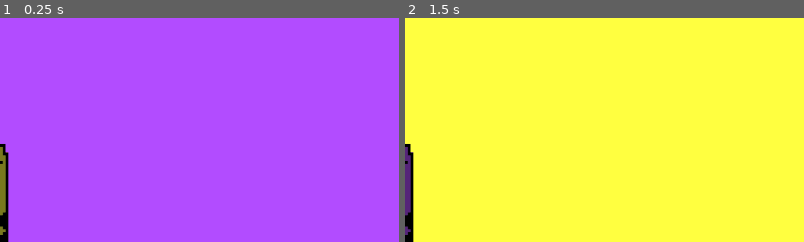
Above: before the commit, frames 1-2 (left to right).
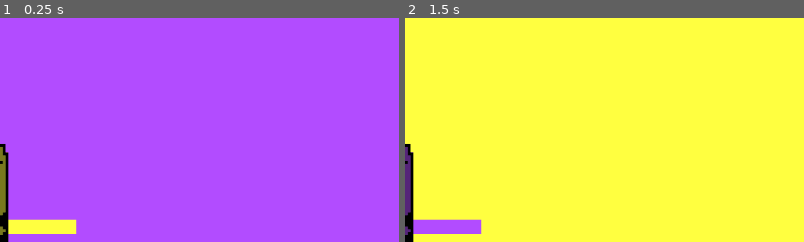
Above: after the commit, the same moments.

Repository: abarichello/game-off
Game: Godot game, scene res://scenes/Main.tscn
Same seed, same stepped clock (60 frames per second), same inputs: the game is played once before the commit and once after it.
Inputs (mouse positions are % of the whole screen's width and height, from its top left):
- Up to frame 1 (0.25 s): no input
- Up to frame 2 (1.5 s): tap Enter at 0.5 s; move the mouse to (72, 45) at 0.52 s; right-click (72, 45) at 0.6 s; click (72, 45) at 0.8 s; tap Space at 1.25 s; move the mouse to (30, 55) at 1.27 s; click (30, 55) at 1.35 s
The pictures show only the part of the screen within x 17-67%, y 33-83%; the shares and areas given below are measured in that part.

The runs differ from the first frame. In frame 1, 1.2% of the frame differs, in the area x 2-20%, y 89-97%; in frame 2, 1.2%.

Commit message:
Add Cannon and Projectile root nodes
Basic instancing

Diff:
--- a/project.godot
+++ b/project.godot
@@ -36,6 +36,11 @@
 "events": [ Object(InputEventMouseButton,"resource_local_to_scene":false,"resource_name":"","device":0,"alt":false,"shi …(212 unchanged characters)…
  ]
 }
+fire={
+"deadzone": 0.5,
+"events": [ Object(InputEventMouseButton,"resource_local_to_scene":false,"resource_name":"","device":0,"alt":false,"shift":false,"control":false,"meta":false,"command":false,"button_mask":0,"position":Vector2( 0, 0 ),"global_position":Vector2( 0, 0 ),"factor":1.0,"button_index":1,"pressed":false,"doubleclick":false,"script":null)
+ ]
+}
 
 [rendering]
 
--- /dev/null
+++ b/scenes/Cannon.tscn
@@ -0,0 +1,23 @@
+[gd_scene load_steps=2 format=2]
+
+[ext_resource path="res://scripts/Cannon.gd" type="Script" id=1]
+
+[node name="Cannon" type="Node2D"]
+script = ExtResource( 1 )
+
+[node name="Sprite" type="ColorRect" parent="."]
+anchor_left = 0.0
+anchor_top = 0.0
+anchor_right = 0.0
+anchor_bottom = 0.0
+margin_top = -17.0
+margin_right = 300.0
+margin_bottom = 18.0
+rect_pivot_offset = Vector2( 0, 17 )
+rect_clip_content = false
+mouse_filter = 0
+mouse_default_cursor_shape = 0
+size_flags_horizontal = 1
+size_flags_vertical = 1
+color = Color( 1, 1, 1, 1 )
+_sections_unfolded = [ "Anchor", "Rect" ]
--- a/scenes/Player.tscn
+++ b/scenes/Player.tscn
@@ -1,7 +1,14 @@
-[gd_scene load_steps=3 format=2]
+[gd_scene load_steps=5 format=2]
 
 [ext_resource path="res://scripts/Player.gd" type="Script" id=1]
-[ext_resource path="res://resources/img/cat0.png" type="Texture" id=2]
+[ext_resource path="res://scenes/Cannon.tscn" type="PackedScene" id=2]
+[ext_resource path="res://resources/img/cat0.png" type="Texture" id=3]
+
+[sub_resource type="CapsuleShape2D" id=1]
+
+custom_solver_bias = 0.0
+radius = 150.97
+height = 150.685
 
 [node name="Player" type="Node2D" groups=[
 "ColoredEntity",
@@ -9,6 +16,23 @@
 script = ExtResource( 1 )
 _sections_unfolded = [ "Transform", "Z Index" ]
 
+[node name="Cannon" parent="." instance=ExtResource( 2 )]
+position = Vector2( -1.16626, -18.6616 )
+
 [node name="Sprite" type="Sprite" parent="."]
-texture = ExtResource( 2 )
+texture = ExtResource( 3 )
 _sections_unfolded = [ "Material", "Transform", "Visibility", "Z Index", "texture" ]
+
+[node name="Body" type="KinematicBody2D" parent="."]
+editor/display_folded = true
+input_pickable = false
+collision_layer = 1
+collision_mask = 1
+collision/safe_margin = 0.08
+motion/sync_to_physics = false
+
+[node name="Collision" type="CollisionShape2D" parent="Body"]
+position = Vector2( -10.9462, -24.9931 )
+shape = SubResource( 1 )
+
+[node name="Projectiles" type="Node" parent="."]
--- /dev/null
+++ b/scenes/Projectile.tscn
@@ -0,0 +1,49 @@
+[gd_scene load_steps=3 format=2]
+
+[ext_resource path="res://scripts/Projectile.gd" type="Script" id=1]
+
+[sub_resource type="RectangleShape2D" id=1]
+
+custom_solver_bias = 0.0
+extents = Vector2( 21.5536, 19.4435 )
+
+[node name="Projectile" type="Node2D"]
+script = ExtResource( 1 )
+
+[node name="Sprite" type="ColorRect" parent="."]
+anchor_left = 0.0
+anchor_top = 0.0
+anchor_right = 0.0
+anchor_bottom = 0.0
+margin_right = 45.0
+margin_bottom = 39.0
+rect_pivot_offset = Vector2( 0, 0 )
+rect_clip_content = false
+mouse_filter = 0
+mouse_default_cursor_shape = 0
+size_flags_horizontal = 1
+size_flags_vertical = 1
+color = Color( 1, 1, 1, 1 )
+
+[node name="Body" type="RigidBody2D" parent="."]
+input_pickable = false
+collision_layer = 1
+collision_mask = 1
+mode = 0
+mass = 1.0
+physics_material_override = null
+gravity_scale = 1.0
+custom_integrator = false
+continuous_cd = 0
+contacts_reported = 0
+contact_monitor = false
+sleeping = false
+can_sleep = true
+linear_velocity = Vector2( 0, 0 )
+linear_damp = -1.0
+angular_velocity = 0.0
+angular_damp = -1.0
+
+[node name="Collision" type="CollisionShape2D" parent="Body"]
+position = Vector2( 22.3672, 20.0499 )
+shape = SubResource( 1 )
--- /dev/null
+++ b/scripts/Cannon.gd
@@ -0,0 +1,7 @@
+extends "res://scripts/ColoredEntity.gd"
+
+func _ready():
+	pass
+
+func _process(delta):
+	pass
--- a/scripts/ColoredEntity.gd
+++ b/scripts/ColoredEntity.gd
@@ -1,3 +1,5 @@
+# Class with common color switch operations.
+# Add to the group ColoredEntity if its color is not fixed and gets swapped with player input.
 extends Node2D
 
 var current_color: Color
--- a/scripts/Game.gd
+++ b/scripts/Game.gd
@@ -2,12 +2,3 @@
 
 func _ready():
 	pass
-
-func _input(event):
-	if Input.is_action_just_pressed("swap"):
-		self.swap_nodes_color()
-
-func swap_nodes_color() -> void:
-	var nodes: Array = self.get_tree().get_nodes_in_group("ColoredEntity")
-	for node in nodes:
-		node.swap_color()
--- a/scripts/Player.gd
+++ b/scripts/Player.gd
@@ -2,3 +2,17 @@
 
 func _ready():
 	self.highlight()
+
+func _input(event):
+	if Input.is_action_just_pressed("swap"):
+		self.swap_nodes_color()
+	if Input.is_action_just_pressed("fire"):
+		self.shoot_bullet()
+
+func swap_nodes_color() -> void:
+	var nodes: Array = self.get_tree().get_nodes_in_group("ColoredEntity")
+	for node in nodes:
+		node.swap_color()
+
+func shoot_bullet() -> void:
+	pass
--- /dev/null
+++ b/scripts/Projectile.gd
@@ -0,0 +1,12 @@
+extends "res://scripts/ColoredEntity.gd"
+
+var target: Vector2
+
+func _ready():
+	self.set_random_color()
+
+func _process(delta):
+	pass
+
+func shoot(target: Vector2) -> void:
+	self.target = target
